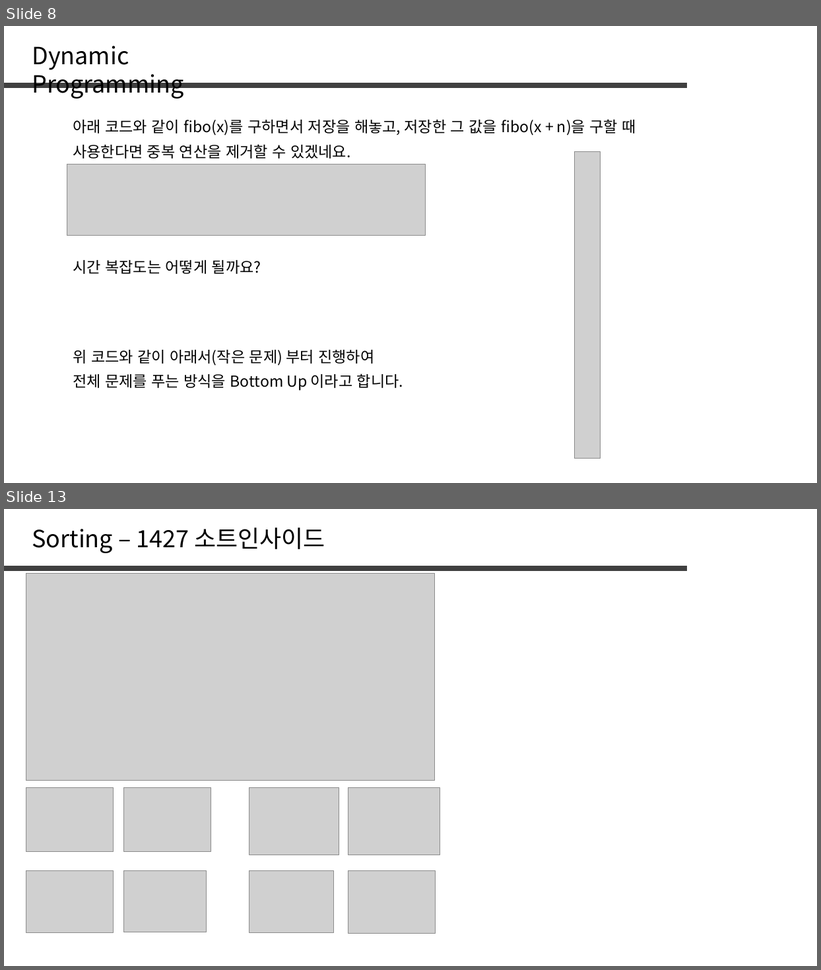
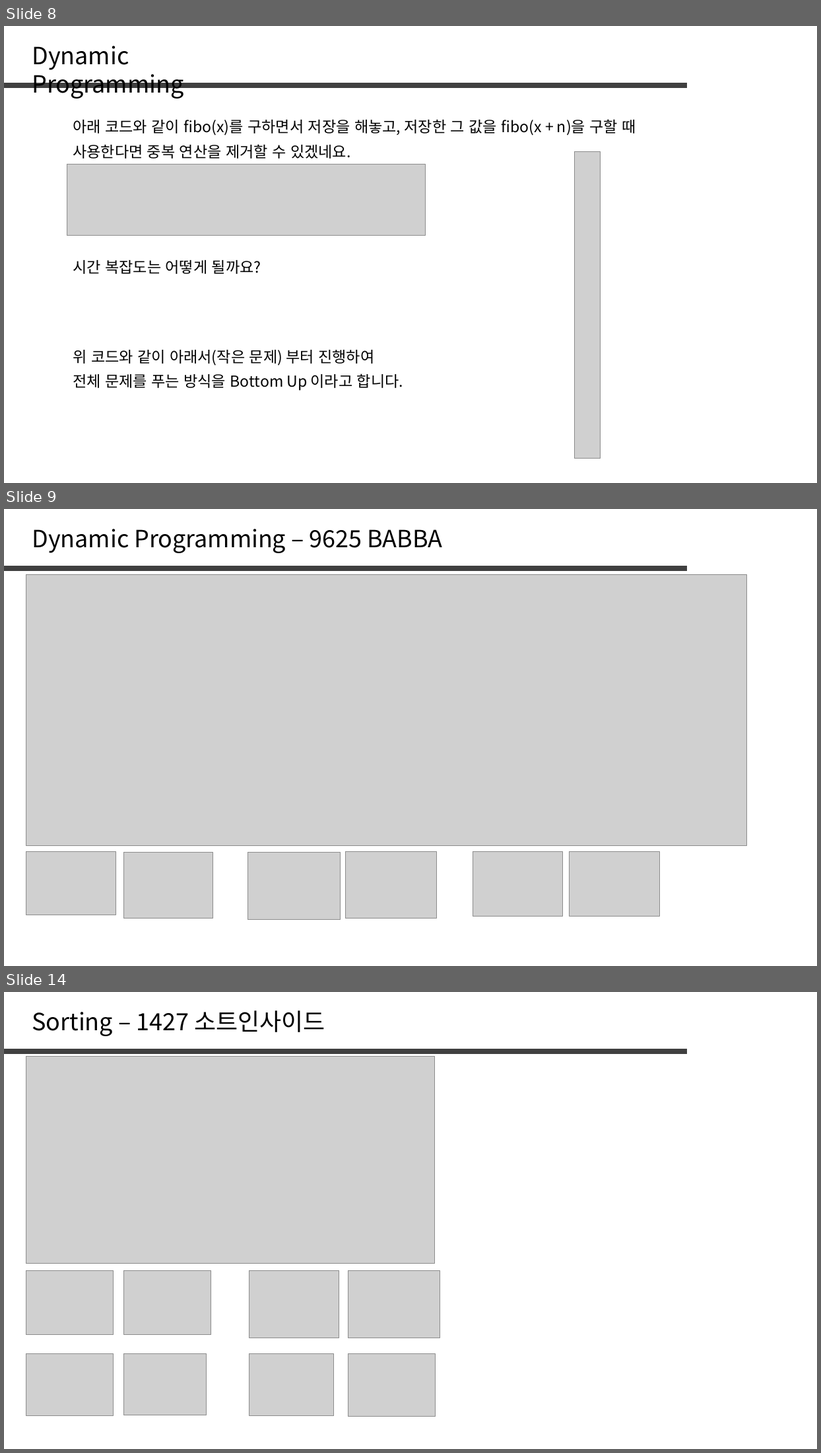
Before and after one commit to jaehoo1/PS-study, a slide deck: study/5_Dynamic Programming.pptx. Shown one above the other, each under a label of ours: slides 8 and 13 before the commit, slides 8, 9 and 14 after it; the slides between them are not shown. The pictures are 821x970 and 821x1453 pixels, drawn with LibreOffice and Linux fonts; fonts in the diff are those of the drawing; grey boxes stand for pictures. Boxes give left, top, right and bottom in pixels: in the first picture for what was removed or moved away, otherwise in the second. Text is boxed around its words. In the diff, an @@ line names an element or a change of style, - is before the commit and + after.

```diff
--- a/study/5_Dynamic Programming.pptx
+++ b/study/5_Dynamic Programming.pptx
@@ slide 9 added at [4, 509, 817, 966], background #FFFFFF @@
@@ text added at [32, 529, 442, 553], 28 pt, text #000000 @@
+Dynamic Programming – 9625 BABBA
@@ line added from (4, 568) to (687, 568), #404040 6 pt @@
@@ picture added at [26, 574, 746, 846] @@
@@ picture added at [26, 852, 116, 916] @@
@@ picture added at [124, 852, 213, 918] @@
@@ picture added at [248, 852, 340, 920] @@
@@ picture added at [346, 852, 437, 919] @@
@@ picture added at [473, 852, 563, 916] @@
@@ picture added at [570, 852, 660, 916] @@
@@ what was slide 13 is now slide 14 @@
```
Also in this commit, not shown: 2 slides changed, 3 other slides added, 3 slides removed.
